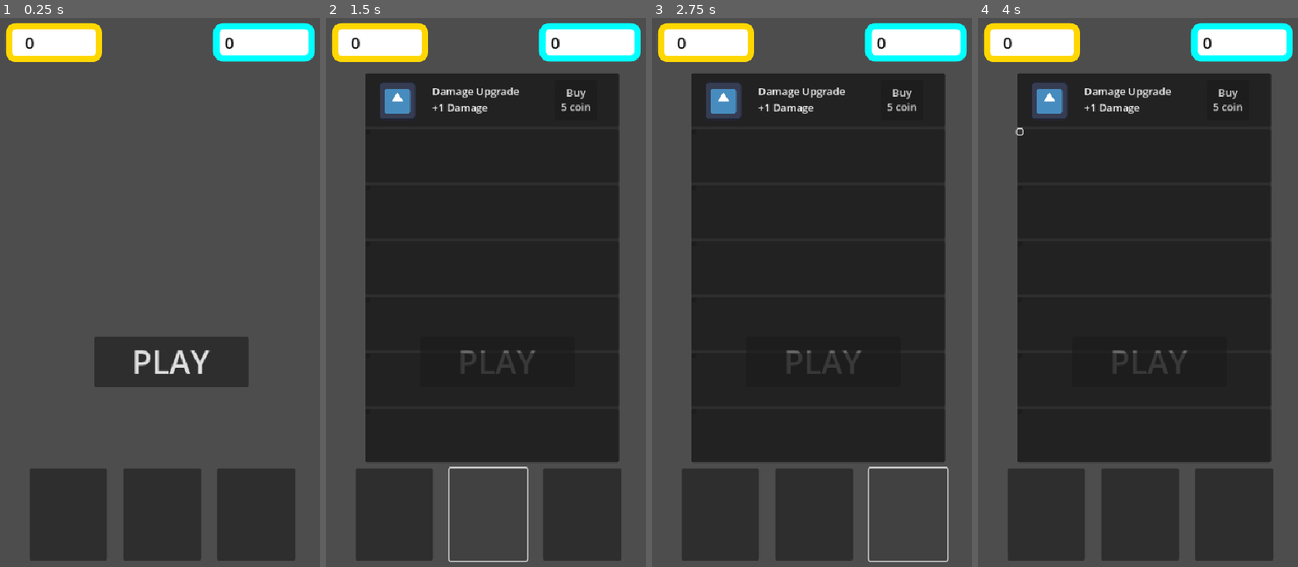
Above: before the commit, frames 1-4 (left to right).
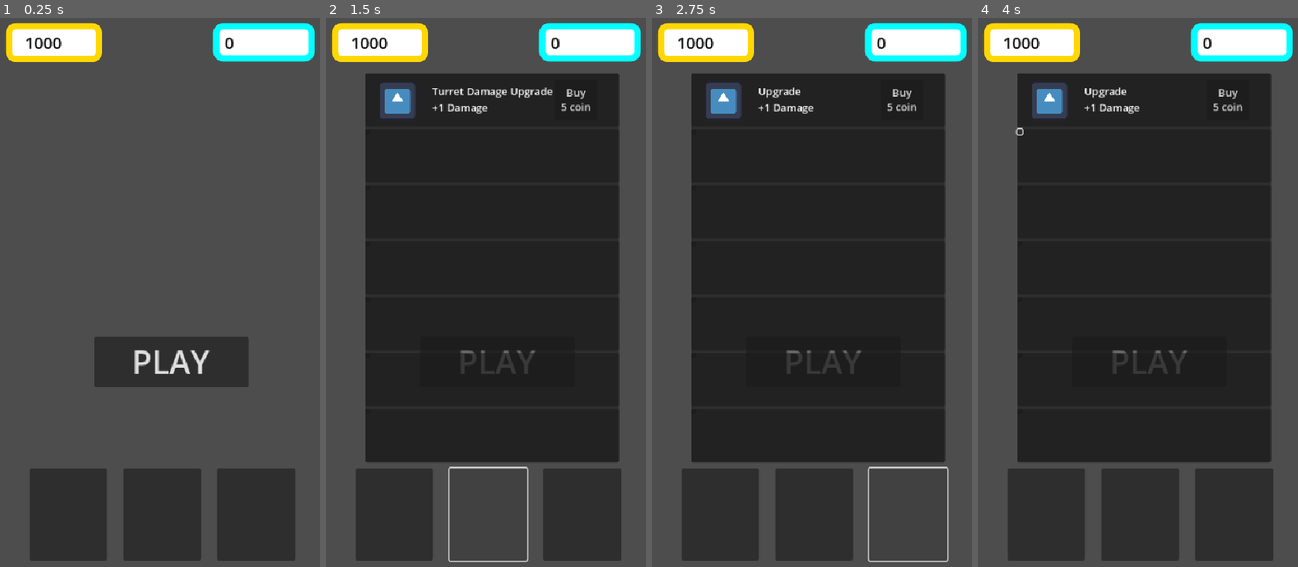
Above: after the commit, the same moments.

Repository: StenSOS/idlesurvivor
Game: Godot game, scene res://mainMenu/main_menu.tscn
Two runs of this game, one before a commit and one after it. Both use one fixed random seed, a clock stepped at 60 frames per second and the inputs below. The engine's default icon, where the game draws it, is replaced by a stand-in: a white triangle on a blue panel in a dark square.
Inputs (mouse positions are in pixels of both pictures, inside the frame that each line leads up to):
- Up to frame 1 (0.25 s): no input
- Up to frame 2 (1.5 s): click (393, 512) at 0.5 s; click (489, 512) at 1.25 s
- Up to frame 3 (2.75 s): click (908, 512) at 2 s
- Up to frame 4 (4 s): click "Buy 5 coin" at 2.75 s; click (1019, 133) at 3.52 s

The runs differ from the first frame. In frame 1, 0.2% of the frame differs, in the area x 7-20%, y 3-6%; in frame 2, 0.5%, in the area x 7-71%, y 3-15%; in frame 3, 0.4%; in frame 4, 0.4%.

Commit message:
upgrade buttons

Diff:
--- a/GameData.gd
+++ b/GameData.gd
@@ -1,14 +1,20 @@
 extends Node
 
 # --- EKONOMİ ---
-var totalMoney : int = 0
+var totalMoney : int = 1000
 var totalDiamonds : int = 0
 var moneyPerEnemy : int = 1
+
 # --- PLAYER STATLARI (Kalıcı) ---
-var playerDamage : int = 5       # Başlangıç hasarı
+var playerDamage : int = 2     # Başlangıç hasarı
 var playerMaxHealth : int = 100  # Başlangıç canı
 var playerAttackSpeed : float = 1.0
+var player_regen : int = 0
+var player_armor : int = 0
 
 # --- TURRET STATLARI (Kalıcı) ---
 var turretDamage : int = 2
 var turretFireRate : float = 2.0
+
+# --- FİYATLAR ---
+var playerDamageCost : int = 5
--- a/main/main.tscn
+++ b/main/main.tscn
@@ -1,9 +1,8 @@
-[gd_scene load_steps=7 format=3 uid="uid://cqoqbydymbryu"]
+[gd_scene load_steps=6 format=3 uid="uid://cqoqbydymbryu"]
 
 [ext_resource type="Script" uid="uid://ddlvmim6ogx5y" path="res://main/main.gd" id="1_ig7tw"]
 [ext_resource type="PackedScene" uid="uid://bctmk6jmk8imm" path="res://player/player.tscn" id="2_0xm2m"]
 [ext_resource type="Script" uid="uid://wiqt1pnxcdyq" path="res://main/enemy_holder.gd" id="3_c651c"]
-[ext_resource type="PackedScene" uid="uid://ditoop2pfk6wu" path="res://enemy/enemy.tscn" id="3_xwkvk"]
 
 [sub_resource type="StyleBoxFlat" id="StyleBoxFlat_xwkvk"]
 bg_color = Color(1, 1, 1, 1)
@@ -120,6 +119,3 @@
 
 [node name="enemyHolder" type="Node2D" parent="."]
 script = ExtResource("3_c651c")
-
-[node name="enemy" parent="enemyHolder" instance=ExtResource("3_xwkvk")]
-position = Vector2(-198, 290)
--- a/mainMenu/main_menu.gd
+++ b/mainMenu/main_menu.gd
@@ -2,8 +2,12 @@
 
 @onready var money_label = $HUD/Panel2/moneyLabel
 @onready var diamond_label = $HUD/Panel3/diamondLabel
+
 @onready var player_upgrade_panel = $PlayerUpgradePanel
+@onready var turret_upgrade_panel = $TurretUpgradePanel
+@onready var upgrade_panel = $UpgradePanel
 
+@onready var playerDamageLabel = $PlayerUpgradePanel/VBoxContainer/damageUpgradePanel/Label
 
 func _ready():
 	update_ui()
@@ -12,6 +16,9 @@
 	# Global veriden çekiyoruz
 	money_label.text = str(GameData.totalMoney)
 	diamond_label.text = str(GameData.totalDiamonds)
+
+	# fiyat update
+	playerDamageLabel.text = "+1 Player Damage\n" + str(GameData.playerDamageCost) + " Coin"
 
 
 func _on_play_button_pressed():
@@ -23,11 +30,34 @@
 		player_upgrade_panel.visible = false
 	else:
 		player_upgrade_panel.visible = true
+		turret_upgrade_panel.visible = false
+		upgrade_panel.visible = false
 
 
 func _on_turret_ups_pressed():
-	print("turret ups nuttom")
+	if turret_upgrade_panel.visible:
+		turret_upgrade_panel.visible = false
+	else:
+		turret_upgrade_panel.visible = true
+		player_upgrade_panel.visible = false
+		upgrade_panel.visible = false
 
 
 func _on_ups_pressed():
-	print("ups button")
+	if upgrade_panel.visible:
+		upgrade_panel.visible = false
+	else:
+		upgrade_panel.visible= true
+		player_upgrade_panel.visible = false
+		turret_upgrade_panel.visible = false
+
+
+func _on_player_damage_button_pressed():
+	if GameData.totalMoney >= GameData.playerDamageCost:
+		GameData.totalMoney -= GameData.playerDamageCost
+		GameData.playerDamage += 1
+		GameData.playerDamageCost = int(GameData.playerDamageCost * 1.5)
+		playerDamageLabel.text = "+1 Player Damage\n" + str(GameData.playerDamageCost) + " Coin"
+		update_ui()
+	else:
+		print("no money")
--- a/mainMenu/main_menu.tscn
+++ b/mainMenu/main_menu.tscn
@@ -160,10 +160,146 @@
 offset_top = 17.0
 offset_right = 144.0
 offset_bottom = 40.0
-text = "Damage Upgrade
+text = "+1 Player Damage
+5 Coin"
+
+[node name="playerDamageButton" type="Button" parent="PlayerUpgradePanel/VBoxContainer/damageUpgradePanel"]
+layout_mode = 0
+offset_left = 294.0
+offset_top = 11.0
+offset_right = 360.0
+offset_bottom = 73.0
+text = "Buy
+"
+
+[node name="healthUpgradePanel2" type="Panel" parent="PlayerUpgradePanel/VBoxContainer"]
+layout_mode = 2
+size_flags_vertical = 3
+
+[node name="Sprite2D" type="Sprite2D" parent="PlayerUpgradePanel/VBoxContainer/healthUpgradePanel2"]
+
+[node name="Label" type="Label" parent="PlayerUpgradePanel/VBoxContainer/healthUpgradePanel2"]
+layout_mode = 0
+offset_right = 40.0
+offset_bottom = 23.0
+
+[node name="Button" type="Button" parent="PlayerUpgradePanel/VBoxContainer/healthUpgradePanel2"]
+layout_mode = 0
+offset_right = 8.0
+offset_bottom = 8.0
+
+[node name="healthUpgradePanel3" type="Panel" parent="PlayerUpgradePanel/VBoxContainer"]
+layout_mode = 2
+size_flags_vertical = 3
+
+[node name="Sprite2D" type="Sprite2D" parent="PlayerUpgradePanel/VBoxContainer/healthUpgradePanel3"]
+
+[node name="Label" type="Label" parent="PlayerUpgradePanel/VBoxContainer/healthUpgradePanel3"]
+layout_mode = 0
+offset_right = 40.0
+offset_bottom = 23.0
+
+[node name="Button" type="Button" parent="PlayerUpgradePanel/VBoxContainer/healthUpgradePanel3"]
+layout_mode = 0
+offset_right = 8.0
+offset_bottom = 8.0
+
+[node name="healthUpgradePanel4" type="Panel" parent="PlayerUpgradePanel/VBoxContainer"]
+layout_mode = 2
+size_flags_vertical = 3
+
+[node name="Sprite2D" type="Sprite2D" parent="PlayerUpgradePanel/VBoxContainer/healthUpgradePanel4"]
+
+[node name="Label" type="Label" parent="PlayerUpgradePanel/VBoxContainer/healthUpgradePanel4"]
+layout_mode = 0
+offset_right = 40.0
+offset_bottom = 23.0
+
+[node name="Button" type="Button" parent="PlayerUpgradePanel/VBoxContainer/healthUpgradePanel4"]
+layout_mode = 0
+offset_right = 8.0
+offset_bottom = 8.0
+
+[node name="healthUpgradePanel5" type="Panel" parent="PlayerUpgradePanel/VBoxContainer"]
+layout_mode = 2
+size_flags_vertical = 3
+
+[node name="Sprite2D" type="Sprite2D" parent="PlayerUpgradePanel/VBoxContainer/healthUpgradePanel5"]
+
+[node name="Label" type="Label" parent="PlayerUpgradePanel/VBoxContainer/healthUpgradePanel5"]
+layout_mode = 0
+offset_right = 40.0
+offset_bottom = 23.0
+
+[node name="Button" type="Button" parent="PlayerUpgradePanel/VBoxContainer/healthUpgradePanel5"]
+layout_mode = 0
+offset_right = 8.0
+offset_bottom = 8.0
+
+[node name="healthUpgradePanel6" type="Panel" parent="PlayerUpgradePanel/VBoxContainer"]
+layout_mode = 2
+size_flags_vertical = 3
+
+[node name="Sprite2D" type="Sprite2D" parent="PlayerUpgradePanel/VBoxContainer/healthUpgradePanel6"]
+
+[node name="Label" type="Label" parent="PlayerUpgradePanel/VBoxContainer/healthUpgradePanel6"]
+layout_mode = 0
+offset_right = 40.0
+offset_bottom = 23.0
+
+[node name="Button" type="Button" parent="PlayerUpgradePanel/VBoxContainer/healthUpgradePanel6"]
+layout_mode = 0
+offset_right = 8.0
+offset_bottom = 8.0
+
+[node name="healthUpgradePanel7" type="Panel" parent="PlayerUpgradePanel/VBoxContainer"]
+layout_mode = 2
+size_flags_vertical = 3
+
+[node name="Sprite2D" type="Sprite2D" parent="PlayerUpgradePanel/VBoxContainer/healthUpgradePanel7"]
+
+[node name="Label" type="Label" parent="PlayerUpgradePanel/VBoxContainer/healthUpgradePanel7"]
+layout_mode = 0
+offset_right = 40.0
+offset_bottom = 23.0
+
+[node name="Button" type="Button" parent="PlayerUpgradePanel/VBoxContainer/healthUpgradePanel7"]
+layout_mode = 0
+offset_right = 8.0
+offset_bottom = 8.0
+
+[node name="TurretUpgradePanel" type="Panel" parent="."]
+visible = false
+layout_mode = 0
+offset_left = 82.0
+offset_top = 102.0
+offset_right = 476.0
+offset_bottom = 707.0
+
+[node name="VBoxContainer" type="VBoxContainer" parent="TurretUpgradePanel"]
+layout_mode = 0
+offset_right = 394.0
+offset_bottom = 605.0
+
+[node name="damageUpgradePanel" type="Panel" parent="TurretUpgradePanel/VBoxContainer"]
+layout_mode = 2
+size_flags_vertical = 3
+
+[node name="Sprite2D" type="Sprite2D" parent="TurretUpgradePanel/VBoxContainer/damageUpgradePanel"]
+position = Vector2(50, 43)
+scale = Vector2(0.453125, 0.46875)
+texture = ExtResource("2_phg2d")
+
+[node name="Label" type="Label" parent="TurretUpgradePanel/VBoxContainer/damageUpgradePanel"]
+layout_mode = 0
+offset_left = 104.0
+offset_top = 17.0
+offset_right = 144.0
+offset_bottom = 40.0
+text = "Turret Damage Upgrade
 +1 Damage"
 
-[node name="Button" type="Button" parent="PlayerUpgradePanel/VBoxContainer/damageUpgradePanel"]
+[node name="Button" type="Button" parent="TurretUpgradePanel/VBoxContainer/damageUpgradePanel"]
 layout_mode = 0
 offset_left = 294.0
 offset_top = 11.0
@@ -173,98 +309,235 @@
 5 coin
 "
 
-[node name="healthUpgradePanel2" type="Panel" parent="PlayerUpgradePanel/VBoxContainer"]
-layout_mode = 2
-size_flags_vertical = 3
-
-[node name="Sprite2D" type="Sprite2D" parent="PlayerUpgradePanel/VBoxContainer/healthUpgradePanel2"]
-
-[node name="Label" type="Label" parent="PlayerUpgradePanel/VBoxContainer/healthUpgradePanel2"]
-layout_mode = 0
-offset_right = 40.0
-offset_bottom = 23.0
-
-[node name="Button" type="Button" parent="PlayerUpgradePanel/VBoxContainer/healthUpgradePanel2"]
-layout_mode = 0
-offset_right = 8.0
-offset_bottom = 8.0
-
-[node name="healthUpgradePanel3" type="Panel" parent="PlayerUpgradePanel/VBoxContainer"]
-layout_mode = 2
-size_flags_vertical = 3
-
-[node name="Sprite2D" type="Sprite2D" parent="PlayerUpgradePanel/VBoxContainer/healthUpgradePanel3"]
-
-[node name="Label" type="Label" parent="PlayerUpgradePanel/VBoxContainer/healthUpgradePanel3"]
-layout_mode = 0
-offset_right = 40.0
-offset_bottom = 23.0
-
-[node name="Button" type="Button" parent="PlayerUpgradePanel/VBoxContainer/healthUpgradePanel3"]
-layout_mode = 0
-offset_right = 8.0
-offset_bottom = 8.0
-
-[node name="healthUpgradePanel4" type="Panel" parent="PlayerUpgradePanel/VBoxContainer"]
-layout_mode = 2
-size_flags_vertical = 3
-
-[node name="Sprite2D" type="Sprite2D" parent="PlayerUpgradePanel/VBoxContainer/healthUpgradePanel4"]
-
-[node name="Label" type="Label" parent="PlayerUpgradePanel/VBoxContainer/healthUpgradePanel4"]
-layout_mode = 0
-offset_right = 40.0
-offset_bottom = 23.0
-
-[node name="Button" type="Button" parent="PlayerUpgradePanel/VBoxContainer/healthUpgradePanel4"]
-layout_mode = 0
-offset_right = 8.0
-offset_bottom = 8.0
-
-[node name="healthUpgradePanel5" type="Panel" parent="PlayerUpgradePanel/VBoxContainer"]
-layout_mode = 2
-size_flags_vertical = 3
-
-[node name="Sprite2D" type="Sprite2D" parent="PlayerUpgradePanel/VBoxContainer/healthUpgradePanel5"]
-
-[node name="Label" type="Label" parent="PlayerUpgradePanel/VBoxContainer/healthUpgradePanel5"]
-layout_mode = 0
-offset_right = 40.0
-offset_bottom = 23.0
-
-[node name="Button" type="Button" parent="PlayerUpgradePanel/VBoxContainer/healthUpgradePanel5"]
-layout_mode = 0
-offset_right = 8.0
-offset_bottom = 8.0
-
-[node name="healthUpgradePanel6" type="Panel" parent="PlayerUpgradePanel/VBoxContainer"]
-layout_mode = 2
-size_flags_vertical = 3
-
-[node name="Sprite2D" type="Sprite2D" parent="PlayerUpgradePanel/VBoxContainer/healthUpgradePanel6"]
-
-[node name="Label" type="Label" parent="PlayerUpgradePanel/VBoxContainer/healthUpgradePanel6"]
-layout_mode = 0
-offset_right = 40.0
-offset_bottom = 23.0
-
-[node name="Button" type="Button" parent="PlayerUpgradePanel/VBoxContainer/healthUpgradePanel6"]
-layout_mode = 0
-offset_right = 8.0
-offset_bottom = 8.0
-
-[node name="healthUpgradePanel7" type="Panel" parent="PlayerUpgradePanel/VBoxContainer"]
-layout_mode = 2
-size_flags_vertical = 3
-
-[node name="Sprite2D" type="Sprite2D" parent="PlayerUpgradePanel/VBoxContainer/healthUpgradePanel7"]
-
-[node name="Label" type="Label" parent="PlayerUpgradePanel/VBoxContainer/healthUpgradePanel7"]
-layout_mode = 0
-offset_right = 40.0
-offset_bottom = 23.0
-
-[node name="Button" type="Button" parent="PlayerUpgradePanel/VBoxContainer/healthUpgradePanel7"]
+[node name="healthUpgradePanel2" type="Panel" parent="TurretUpgradePanel/VBoxContainer"]
+layout_mode = 2
+size_flags_vertical = 3
+
+[node name="Sprite2D" type="Sprite2D" parent="TurretUpgradePanel/VBoxContainer/healthUpgradePanel2"]
+
+[node name="Label" type="Label" parent="TurretUpgradePanel/VBoxContainer/healthUpgradePanel2"]
+layout_mode = 0
+offset_right = 40.0
+offset_bottom = 23.0
+
+[node name="Button" type="Button" parent="TurretUpgradePanel/VBoxContainer/healthUpgradePanel2"]
+layout_mode = 0
+offset_right = 8.0
+offset_bottom = 8.0
+
+[node name="healthUpgradePanel3" type="Panel" parent="TurretUpgradePanel/VBoxContainer"]
+layout_mode = 2
+size_flags_vertical = 3
+
+[node name="Sprite2D" type="Sprite2D" parent="TurretUpgradePanel/VBoxContainer/healthUpgradePanel3"]
+
+[node name="Label" type="Label" parent="TurretUpgradePanel/VBoxContainer/healthUpgradePanel3"]
+layout_mode = 0
+offset_right = 40.0
+offset_bottom = 23.0
+
+[node name="Button" type="Button" parent="TurretUpgradePanel/VBoxContainer/healthUpgradePanel3"]
+layout_mode = 0
+offset_right = 8.0
+offset_bottom = 8.0
+
+[node name="healthUpgradePanel4" type="Panel" parent="TurretUpgradePanel/VBoxContainer"]
+layout_mode = 2
+size_flags_vertical = 3
+
+[node name="Sprite2D" type="Sprite2D" parent="TurretUpgradePanel/VBoxContainer/healthUpgradePanel4"]
+
+[node name="Label" type="Label" parent="TurretUpgradePanel/VBoxContainer/healthUpgradePanel4"]
+layout_mode = 0
+offset_right = 40.0
+offset_bottom = 23.0
+
+[node name="Button" type="Button" parent="TurretUpgradePanel/VBoxContainer/healthUpgradePanel4"]
+layout_mode = 0
+offset_right = 8.0
+offset_bottom = 8.0
+
+[node name="healthUpgradePanel5" type="Panel" parent="TurretUpgradePanel/VBoxContainer"]
+layout_mode = 2
+size_flags_vertical = 3
+
+[node name="Sprite2D" type="Sprite2D" parent="TurretUpgradePanel/VBoxContainer/healthUpgradePanel5"]
+
+[node name="Label" type="Label" parent="TurretUpgradePanel/VBoxContainer/healthUpgradePanel5"]
+layout_mode = 0
+offset_right = 40.0
+offset_bottom = 23.0
+
+[node name="Button" type="Button" parent="TurretUpgradePanel/VBoxContainer/healthUpgradePanel5"]
+layout_mode = 0
+offset_right = 8.0
+offset_bottom = 8.0
+
+[node name="healthUpgradePanel6" type="Panel" parent="TurretUpgradePanel/VBoxContainer"]
+layout_mode = 2
+size_flags_vertical = 3
+
+[node name="Sprite2D" type="Sprite2D" parent="TurretUpgradePanel/VBoxContainer/healthUpgradePanel6"]
+
+[node name="Label" type="Label" parent="TurretUpgradePanel/VBoxContainer/healthUpgradePanel6"]
+layout_mode = 0
+offset_right = 40.0
+offset_bottom = 23.0
+
+[node name="Button" type="Button" parent="TurretUpgradePanel/VBoxContainer/healthUpgradePanel6"]
+layout_mode = 0
+offset_right = 8.0
+offset_bottom = 8.0
+
+[node name="healthUpgradePanel7" type="Panel" parent="TurretUpgradePanel/VBoxContainer"]
+layout_mode = 2
+size_flags_vertical = 3
+
+[node name="Sprite2D" type="Sprite2D" parent="TurretUpgradePanel/VBoxContainer/healthUpgradePanel7"]
+
+[node name="Label" type="Label" parent="TurretUpgradePanel/VBoxContainer/healthUpgradePanel7"]
+layout_mode = 0
+offset_right = 40.0
+offset_bottom = 23.0
+
+[node name="Button" type="Button" parent="TurretUpgradePanel/VBoxContainer/healthUpgradePanel7"]
+layout_mode = 0
+offset_right = 8.0
+offset_bottom = 8.0
+
+[node name="UpgradePanel" type="Panel" parent="."]
+visible = false
+layout_mode = 0
+offset_left = 82.0
+offset_top = 102.0
+offset_right = 476.0
+offset_bottom = 707.0
+
+[node name="VBoxContainer" type="VBoxContainer" parent="UpgradePanel"]
+layout_mode = 0
+offset_right = 394.0
+offset_bottom = 605.0
+
+[node name="damageUpgradePanel" type="Panel" parent="UpgradePanel/VBoxContainer"]
+layout_mode = 2
+size_flags_vertical = 3
+
+[node name="Sprite2D" type="Sprite2D" parent="UpgradePanel/VBoxContainer/damageUpgradePanel"]
+position = Vector2(50, 43)
+scale = Vector2(0.453125, 0.46875)
+texture = ExtResource("2_phg2d")
+
+[node name="Label" type="Label" parent="UpgradePanel/VBoxContainer/damageUpgradePanel"]
+layout_mode = 0
+offset_left = 104.0
+offset_top = 17.0
+offset_right = 144.0
+offset_bottom = 40.0
+text = "Upgrade
++1 Damage"
+
+[node name="Button" type="Button" parent="UpgradePanel/VBoxContainer/damageUpgradePanel"]
+layout_mode = 0
+offset_left = 294.0
+offset_top = 11.0
+offset_right = 360.0
+offset_bottom = 73.0
+text = "Buy
+5 coin
+"
+
+[node name="healthUpgradePanel2" type="Panel" parent="UpgradePanel/VBoxContainer"]
+layout_mode = 2
+size_flags_vertical = 3
+
+[node name="Sprite2D" type="Sprite2D" parent="UpgradePanel/VBoxContainer/healthUpgradePanel2"]
+
+[node name="Label" type="Label" parent="UpgradePanel/VBoxContainer/healthUpgradePanel2"]
+layout_mode = 0
+offset_right = 40.0
+offset_bottom = 23.0
+
+[node name="Button" type="Button" parent="UpgradePanel/VBoxContainer/healthUpgradePanel2"]
+layout_mode = 0
+offset_right = 8.0
+offset_bottom = 8.0
+
+[node name="healthUpgradePanel3" type="Panel" parent="UpgradePanel/VBoxContainer"]
+layout_mode = 2
+size_flags_vertical = 3
+
+[node name="Sprite2D" type="Sprite2D" parent="UpgradePanel/VBoxContainer/healthUpgradePanel3"]
+
+[node name="Label" type="Label" parent="UpgradePanel/VBoxContainer/healthUpgradePanel3"]
+layout_mode = 0
+offset_right = 40.0
+offset_bottom = 23.0
+
+[node name="Button" type="Button" parent="UpgradePanel/VBoxContainer/healthUpgradePanel3"]
+layout_mode = 0
+offset_right = 8.0
+offset_bottom = 8.0
+
+[node name="healthUpgradePanel4" type="Panel" parent="UpgradePanel/VBoxContainer"]
+layout_mode = 2
+size_flags_vertical = 3
+
+[node name="Sprite2D" type="Sprite2D" parent="UpgradePanel/VBoxContainer/healthUpgradePanel4"]
+
+[node name="Label" type="Label" parent="UpgradePanel/VBoxContainer/healthUpgradePanel4"]
+layout_mode = 0
+offset_right = 40.0
+offset_bottom = 23.0
+
+[node name="Button" type="Button" parent="UpgradePanel/VBoxContainer/healthUpgradePanel4"]
+layout_mode = 0
+offset_right = 8.0
+offset_bottom = 8.0
+
+[node name="healthUpgradePanel5" type="Panel" parent="UpgradePanel/VBoxContainer"]
+layout_mode = 2
+size_flags_vertical = 3
+
+[node name="Sprite2D" type="Sprite2D" parent="UpgradePanel/VBoxContainer/healthUpgradePanel5"]
+
+[node name="Label" type="Label" parent="UpgradePanel/VBoxContainer/healthUpgradePanel5"]
+layout_mode = 0
+offset_right = 40.0
+offset_bottom = 23.0
+
+[node name="Button" type="Button" parent="UpgradePanel/VBoxContainer/healthUpgradePanel5"]
+layout_mode = 0
+offset_right = 8.0
+offset_bottom = 8.0
+
+[node name="healthUpgradePanel6" type="Panel" parent="UpgradePanel/VBoxContainer"]
+layout_mode = 2
+size_flags_vertical = 3
+
+[node name="Sprite2D" type="Sprite2D" parent="UpgradePanel/VBoxContainer/healthUpgradePanel6"]
+
+[node name="Label" type="Label" parent="UpgradePanel/VBoxContainer/healthUpgradePanel6"]
+layout_mode = 0
+offset_right = 40.0
+offset_bottom = 23.0
+
+[node name="Button" type="Button" parent="UpgradePanel/VBoxContainer/healthUpgradePanel6"]
+layout_mode = 0
+offset_right = 8.0
+offset_bottom = 8.0
+
+[node name="healthUpgradePanel7" type="Panel" parent="UpgradePanel/VBoxContainer"]
+layout_mode = 2
+size_flags_vertical = 3
+
+[node name="Sprite2D" type="Sprite2D" parent="UpgradePanel/VBoxContainer/healthUpgradePanel7"]
+
+[node name="Label" type="Label" parent="UpgradePanel/VBoxContainer/healthUpgradePanel7"]
+layout_mode = 0
+offset_right = 40.0
+offset_bottom = 23.0
+
+[node name="Button" type="Button" parent="UpgradePanel/VBoxContainer/healthUpgradePanel7"]
 layout_mode = 0
 offset_right = 8.0
 offset_bottom = 8.0
@@ -273,3 +546,4 @@
 [connection signal="pressed" from="HBoxContainer/PlayerUps" to="." method="_on_player_ups_pressed"]
 [connection signal="pressed" from="HBoxContainer/TurretUps" to="." method="_on_turret_ups_pressed"]
 [connection signal="pressed" from="HBoxContainer/Ups" to="." method="_on_ups_pressed"]
+[connection signal="pressed" from="PlayerUpgradePanel/VBoxContainer/damageUpgradePanel/playerDamageButton" to="." method="_on_player_damage_button_pressed"]
--- a/player/player.gd
+++ b/player/player.gd
@@ -11,20 +11,24 @@
 var isDead : bool = false
 
 func _ready():
+	health_bar.max_value= maxHealth
+	health_bar.value = health
 	maxHealth = GameData.playerMaxHealth
 	health = maxHealth
 	playerDamage = GameData.playerDamage
 	attack_cooldown = GameData.playerAttackSpeed
 
 func  _process(delta):
-	health_bar.max_value= maxHealth
-	health_bar.value = health
 	if not isDead:
 		current_attack_timer += delta
 		# Sayaç dolduysa saldır ve sayacı sıfırla
 		if current_attack_timer >= attack_cooldown:
 			attack_nearest_enemy()
 			current_attack_timer = 0.0
+
+func updateHealthUI():
+	health_bar.max_value= maxHealth
+	health_bar.value = health
 
 func attack_nearest_enemy():
 	var enemies = get_tree().get_nodes_in_group("enemy")
@@ -40,9 +44,11 @@
 	if nearest_enemy:
 		nearest_enemy.takeDamage(playerDamage)
 		print("Düşmana vuruldu!")
+		print(GameData.playerDamage)
 
 func takeDamage(damageAmount : int):
 	health -= damageAmount
+	updateHealthUI()
 	gameOver()
 
 func gameOver():
